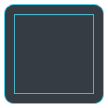
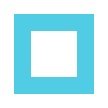
The second 108x108 image is a revision of the first. Changes to its layers:
renamed "2a3139" to "图层 8", showed it, painted on it over (x1=4, y1=4, x2=104, y2=104)
hid "图层 6" over (x1=14, y1=14, x2=94, y2=94)
hid "形状 1" over (x1=4, y1=4, x2=104, y2=104)
